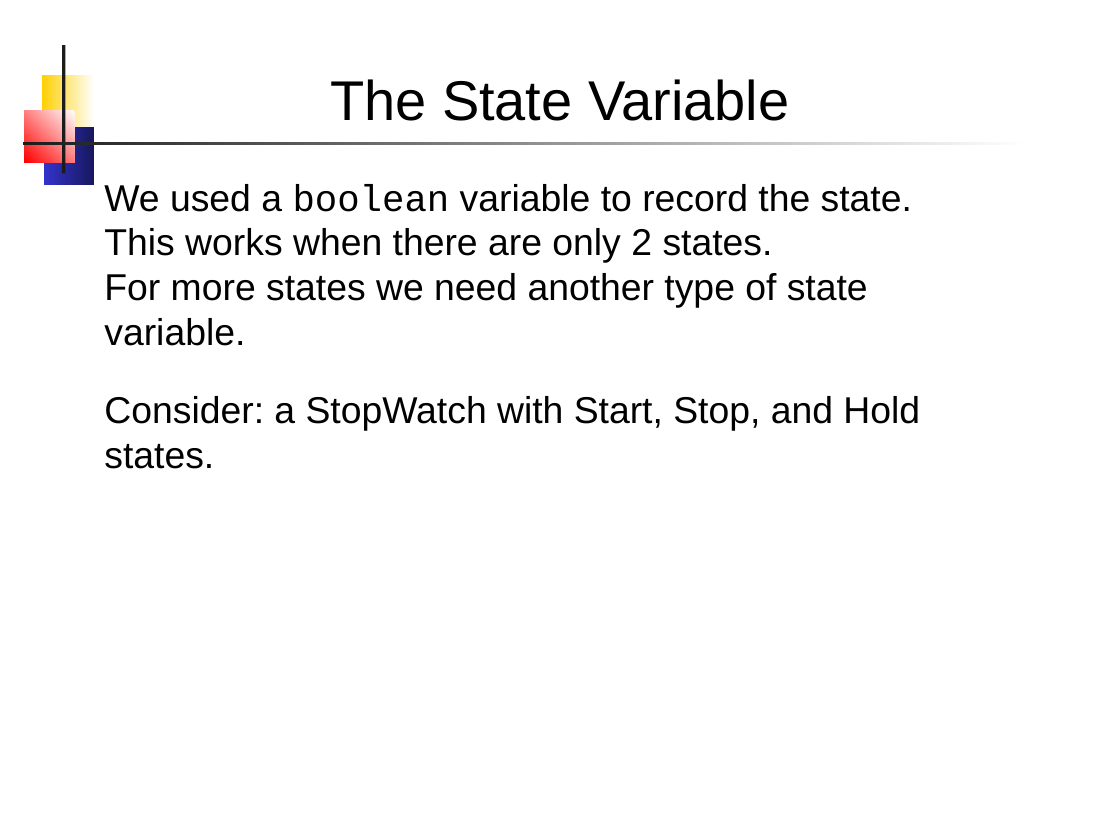
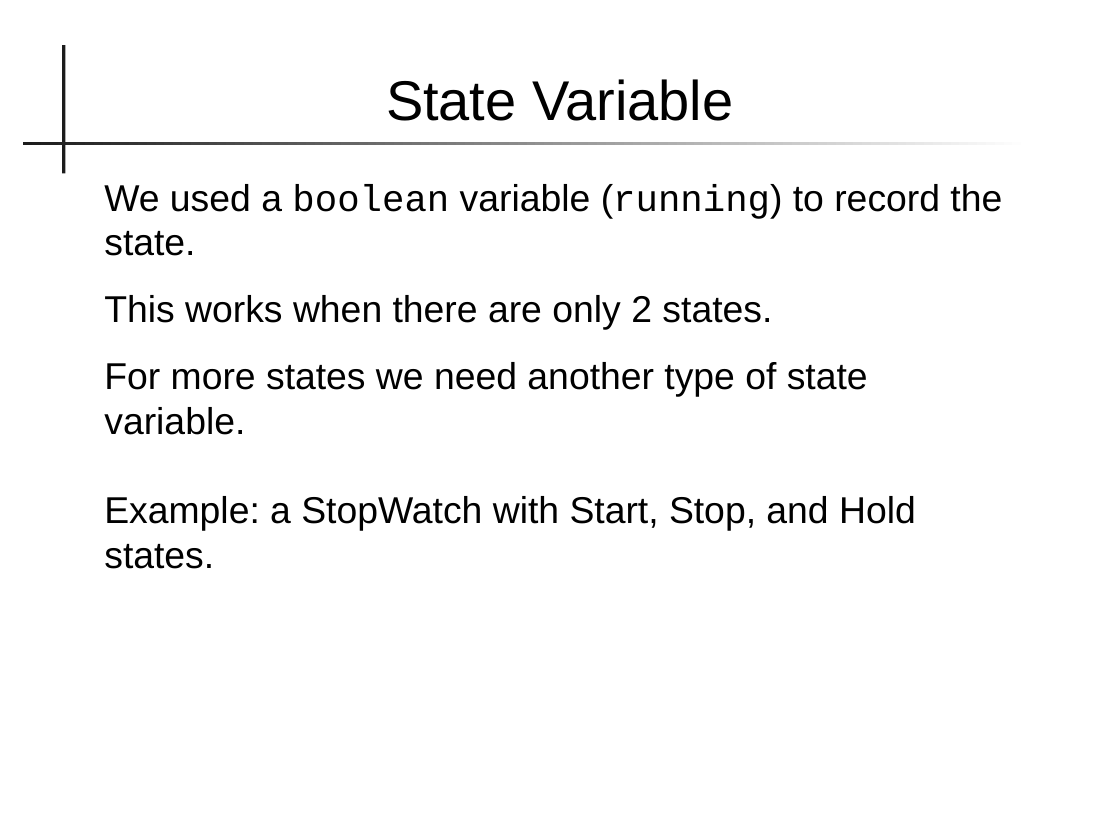
Before and after one commit to skeoop/skeoop.github.io, a slide deck: slide 14 of topics/State-Machine.pptx (slide 11 before the commit). Drawn at 1120x840 pixels with LibreOffice and Linux fonts; fonts in the diff are those of the drawing. Boxes give left, top, right and bottom in pixels: in the first picture for what was removed or moved away, otherwise in the second. Text is boxed around its words. In the diff, an @@ line names an element or a change of style, - is before the commit and + after.

Commit message:
Update files on state machine

```diff
--- a/topics/State-Machine.pptx
+++ b/topics/State-Machine.pptx
@@ rectangle removed at bbox=[41, 75, 94, 133] @@
@@ text at bbox=[386, 79, 733, 121]: text changed @@
-The State Variable
+State Variable
@@ rectangle removed at bbox=[25, 111, 75, 162] @@
@@ rectangle removed at bbox=[44, 128, 94, 186] @@
@@ text at bbox=[104, 184, 1002, 256]: text changed @@
-We used a boolean variable to record the state.
+We used a boolean variable (running) to record the state.
@@ text at bbox=[104, 295, 868, 435]: more space between paragraphs @@
@@ text at bbox=[104, 496, 916, 569]: text changed @@
-Consider: a StopWatch with Start, Stop, and Hold states.
+Example: a StopWatch with Start, Stop, and Hold states.
```
Also in this commit, not shown: 20 other slides changed, 9 slides added, 3 slides removed, 7 other files.
